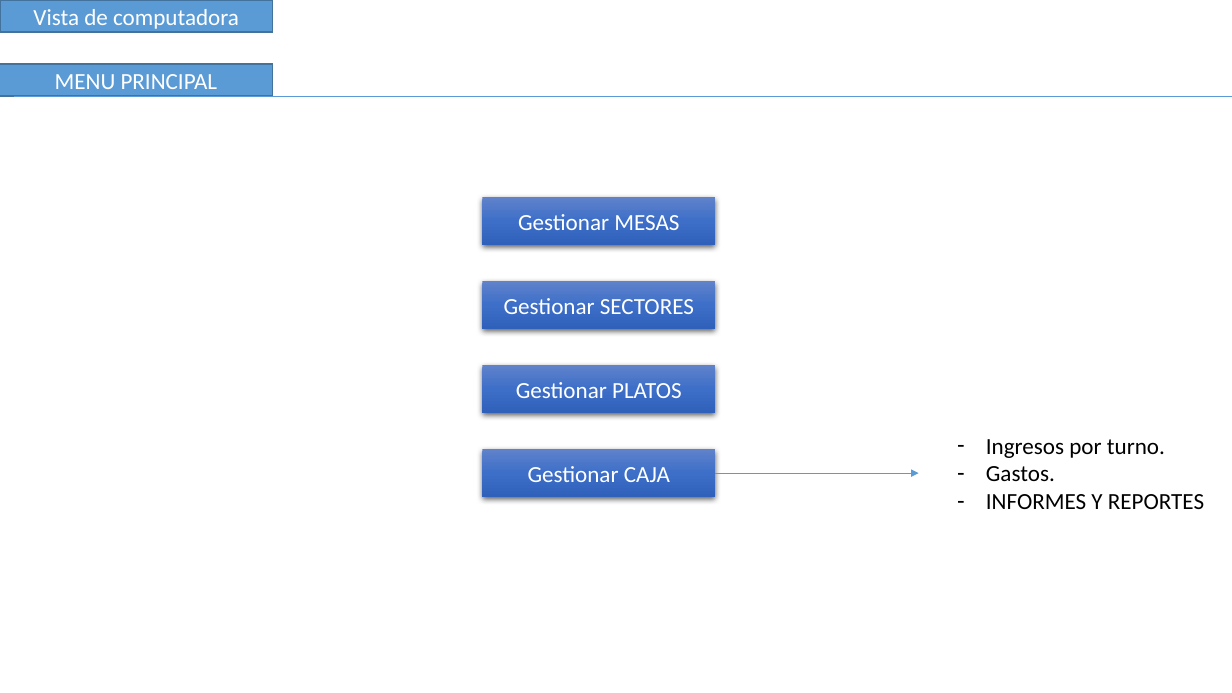
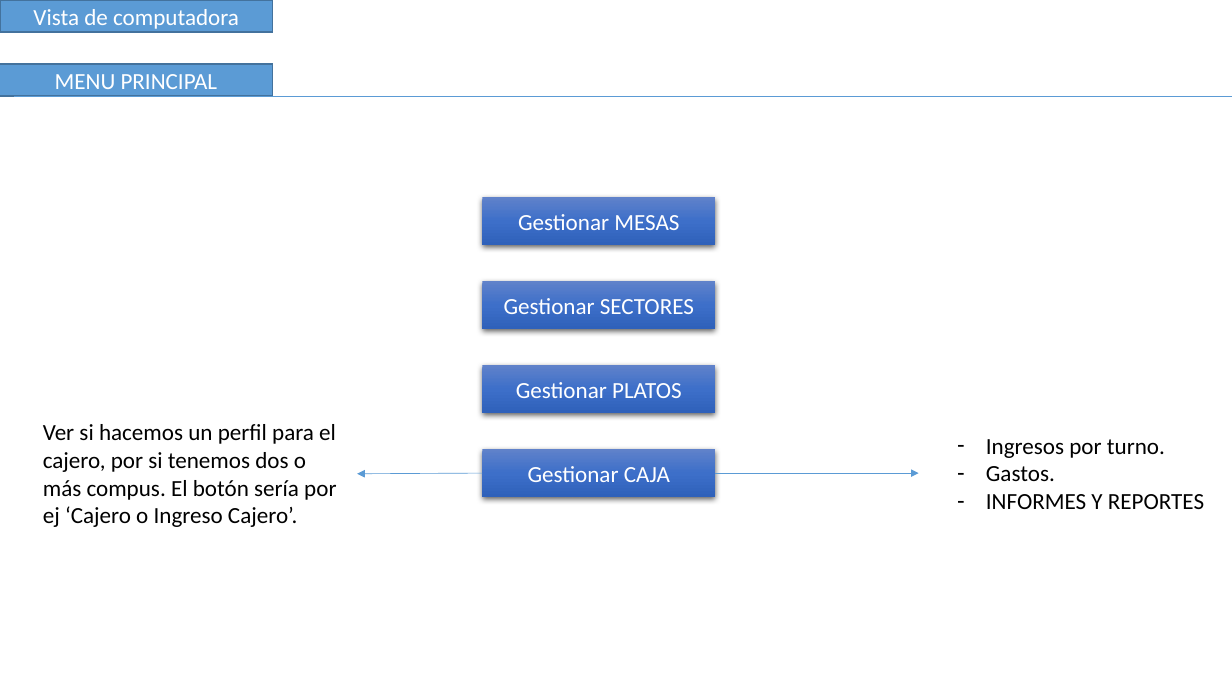
Before and after one commit to bosionicolas/proyecto-app, a slide deck: slide 1 of interfaz-vista/interfaz-1.pptx. Drawn at 1232x693 pixels with LibreOffice and Linux fonts; fonts in the diff are those of the drawing. Boxes give left, top, right and bottom in pixels: in the first picture for what was removed or moved away, otherwise in the second. Text is boxed around its words. In the diff, an @@ line names an element or a change of style, - is before the commit and + after.

```diff
--- a/interfaz-vista/interfaz-1.pptx
+++ b/interfaz-vista/interfaz-1.pptx
@@ text added at (43,424,336,527), 18 pt, text #000000 @@
+Ver si hacemos un perfil para el cajero, por si tenemos dos o más compus. El botón sería por ej ‘Cajero o Ingreso Cajero’.
@@ arrow added from (482, 473) to (358, 474), #5B9BD5 0.5 pt @@
```
Also in this commit, not shown: 1 other slide changed.
